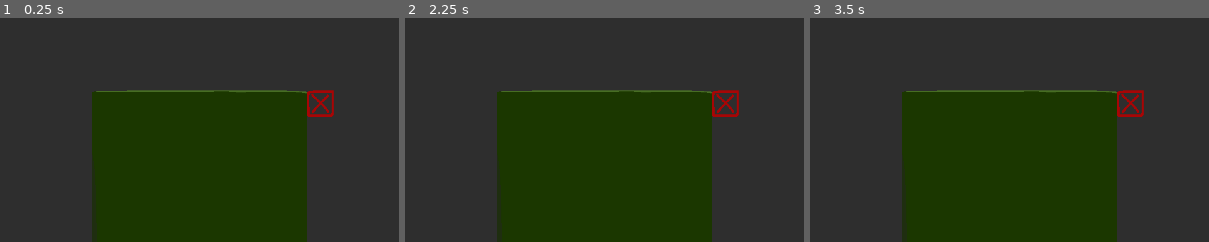
Above: before the commit, frames 1-3 (left to right).
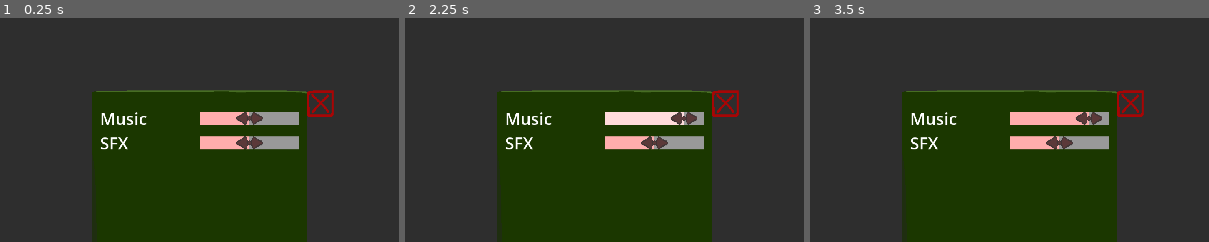
Above: after the commit, the same moments.

Repository: Blulow/brackeysjam
Game: Godot game, scene res://scenes/popup_ui/settings_popup.tscn
Same seed, same stepped clock (60 frames per second), same inputs: the game is played once before the commit and once after it. This scene is started directly instead of the project's main scene.
Inputs (mouse positions are % of the whole screen's width and height, from its top left):
- Up to frame 1 (0.25 s): no input
- Up to frame 2 (2.25 s): tap Enter at 0.5, 2 s; move the mouse to (72, 45) at 0.52 s; click (72, 45) at 0.67 s; tap Space at 1.25 s; drag from (30, 55) to (45, 70) at 1.27 s; move the mouse to (60, 28) at 2.02 s; click (60, 28) at 2.17 s
- Up to frame 3 (3.5 s): tap Space at 2.75 s; drag from (45, 70) to (20, 35) at 2.77 s
The pictures show only the part of the screen within x 25-75%, y 4-54%; the shares and areas given below are measured in that part.

The runs differ from the first frame. In frame 1, 3.5% of the frame differs, in the area x 25-75%, y 41-59%; in frame 2, 3.5%; in frame 3, 3.5%.

Commit message:
add: sound settings

Diff:
--- a/scenes/popup_ui/settings_popup.tscn
+++ b/scenes/popup_ui/settings_popup.tscn
@@ -1,7 +1,9 @@
 [gd_scene format=3 uid="uid://b7ug7sya2ct4f"]
 
+[ext_resource type="Script" uid="uid://d17bbkh6gw76t" path="res://scripts/popup_ui/settings_popup.gd" id="1_d3eop"]
 [ext_resource type="Texture2D" uid="uid://c58apiiws14f" path="res://assets/images/ui/heart_rate_panel.png" id="2_86ock"]
 [ext_resource type="PackedScene" uid="uid://bul24ekiahunx" path="res://scenes/popup_ui/ui/popup_overlay.tscn" id="2_d3eop"]
+[ext_resource type="Texture2D" uid="uid://bt16pnfrlr3u0" path="res://assets/images/ui/grabber.png" id="3_mosn2"]
 [ext_resource type="PackedScene" uid="uid://dqp20ijshb2ac" path="res://scenes/popup_ui/ui/close_button.tscn" id="4_nhri7"]
 
 [sub_resource type="StyleBoxFlat" id="StyleBoxFlat_5ysap"]
@@ -11,6 +13,18 @@
 content_margin_bottom = 40.0
 bg_color = Color(0.6, 0.6, 0.6, 0)
 
+[sub_resource type="StyleBoxFlat" id="StyleBoxFlat_5s5kt"]
+content_margin_left = 16.0
+content_margin_top = 16.0
+content_margin_right = 16.0
+content_margin_bottom = 16.0
+
+[sub_resource type="StyleBoxFlat" id="StyleBoxFlat_mosn2"]
+bg_color = Color(1, 0.6796875, 0.6796875, 1)
+
+[sub_resource type="StyleBoxFlat" id="StyleBoxFlat_d3eop"]
+bg_color = Color(1, 0.859375, 0.859375, 1)
+
 [node name="SettingsPopup" type="Control" unique_id=1802960549 groups=["popup"]]
 layout_mode = 3
 anchors_preset = 15
@@ -18,6 +32,7 @@
 anchor_bottom = 1.0
 grow_horizontal = 2
 grow_vertical = 2
+script = ExtResource("1_d3eop")
 
 [node name="PopupOverlay" parent="." unique_id=1070462315 instance=ExtResource("2_d3eop")]
 layout_mode = 0
@@ -43,6 +58,26 @@
 grow_horizontal = 2
 grow_vertical = 2
 
+[node name="Control" type="Control" parent="UI" unique_id=1464769459]
+anchors_preset = 0
+offset_left = -219.0
+offset_top = -260.0
+offset_right = 259.0
+offset_bottom = 276.6667
+
+[node name="NinePatchRect" type="NinePatchRect" parent="UI/Control" unique_id=363456326]
+layout_mode = 0
+offset_left = -20.0
+offset_top = -40.0
+offset_right = 498.0
+offset_bottom = 577.0
+texture = ExtResource("2_86ock")
+region_rect = Rect2(0, 0, 566, 129)
+patch_margin_left = 20
+patch_margin_top = 20
+patch_margin_right = 20
+patch_margin_bottom = 20
+
 [node name="PanelContainer" type="PanelContainer" parent="UI" unique_id=791925971]
 layout_mode = 1
 anchors_preset = 15
@@ -59,21 +94,51 @@
 [node name="VBoxContainer" type="VBoxContainer" parent="UI/PanelContainer" unique_id=329542259]
 layout_mode = 2
 
-[node name="Control" type="Control" parent="UI/PanelContainer" unique_id=1464769459]
+[node name="HBoxContainer" type="HBoxContainer" parent="UI/PanelContainer/VBoxContainer" unique_id=1162196567]
 layout_mode = 2
+size_flags_vertical = 4
+alignment = 1
 
-[node name="NinePatchRect" type="NinePatchRect" parent="UI/PanelContainer/Control" unique_id=363456326]
-layout_mode = 0
-offset_left = -20.0
-offset_top = -40.0
-offset_right = 498.0
-offset_bottom = 577.0
-texture = ExtResource("2_86ock")
-region_rect = Rect2(0, 0, 566, 129)
-patch_margin_left = 20
-patch_margin_top = 20
-patch_margin_right = 20
-patch_margin_bottom = 20
+[node name="Label" type="Label" parent="UI/PanelContainer/VBoxContainer/HBoxContainer" unique_id=916492337]
+layout_mode = 2
+size_flags_horizontal = 3
+theme_override_font_sizes/font_size = 40
+text = "Music"
+
+[node name="HSlider" type="HSlider" parent="UI/PanelContainer/VBoxContainer/HBoxContainer" unique_id=103642380]
+layout_mode = 2
+size_flags_horizontal = 3
+size_flags_vertical = 1
+theme_override_constants/center_grabber = 1
+theme_override_icons/grabber = ExtResource("3_mosn2")
+theme_override_icons/grabber_highlight = ExtResource("3_mosn2")
+theme_override_icons/grabber_disabled = ExtResource("3_mosn2")
+theme_override_styles/slider = SubResource("StyleBoxFlat_5s5kt")
+theme_override_styles/grabber_area = SubResource("StyleBoxFlat_mosn2")
+theme_override_styles/grabber_area_highlight = SubResource("StyleBoxFlat_d3eop")
+
+[node name="HBoxContainer2" type="HBoxContainer" parent="UI/PanelContainer/VBoxContainer" unique_id=26780417]
+layout_mode = 2
+size_flags_vertical = 4
+alignment = 1
+
+[node name="Label" type="Label" parent="UI/PanelContainer/VBoxContainer/HBoxContainer2" unique_id=1864671132]
+layout_mode = 2
+size_flags_horizontal = 3
+theme_override_font_sizes/font_size = 40
+text = "SFX"
+
+[node name="HSlider" type="HSlider" parent="UI/PanelContainer/VBoxContainer/HBoxContainer2" unique_id=1293004868]
+layout_mode = 2
+size_flags_horizontal = 3
+size_flags_vertical = 1
+theme_override_constants/center_grabber = 1
+theme_override_icons/grabber = ExtResource("3_mosn2")
+theme_override_icons/grabber_highlight = ExtResource("3_mosn2")
+theme_override_icons/grabber_disabled = ExtResource("3_mosn2")
+theme_override_styles/slider = SubResource("StyleBoxFlat_5s5kt")
+theme_override_styles/grabber_area = SubResource("StyleBoxFlat_mosn2")
+theme_override_styles/grabber_area_highlight = SubResource("StyleBoxFlat_d3eop")
 
 [node name="CloseButton" parent="UI" unique_id=1617579724 instance=ExtResource("4_nhri7")]
 layout_mode = 0
@@ -81,3 +146,7 @@
 offset_top = -300.0
 offset_right = 343.0
 offset_bottom = -236.0
+
+[connection signal="drag_ended" from="UI/PanelContainer/VBoxContainer/HBoxContainer/HSlider" to="." method="_on_music_drag_ended"]
+[connection signal="value_changed" from="UI/PanelContainer/VBoxContainer/HBoxContainer/HSlider" to="." method="_on_music_value_changed"]
+[connection signal="drag_ended" from="UI/PanelContainer/VBoxContainer/HBoxContainer2/HSlider" to="." method="_on_sfx_drag_ended"]
--- a/scripts/managers/game_manager.gd
+++ b/scripts/managers/game_manager.gd
@@ -1,3 +1,15 @@
 extends Node
 
 var round_manager: RoundManager
+var settings: Dictionary = {
+	"music": 0.5,
+	"sfx": 0.5
+}
+
+func change_sound_settings(channel: String, amount: float) -> void:
+	match channel:
+		"music":
+			AudioServer.set_bus_volume_db(AudioServer.get_bus_index("Music"), linear_to_db(amount))
+		"sfx":
+			AudioServer.set_bus_volume_db(AudioServer.get_bus_index("SFX"), linear_to_db(amount))
+	settings[channel] = amount
--- /dev/null
+++ b/scripts/popup_ui/settings_popup.gd
@@ -0,0 +1,14 @@
+extends Control
+
+@onready var music = $UI/PanelContainer/VBoxContainer/HBoxContainer/HSlider
+@onready var sfx = $UI/PanelContainer/VBoxContainer/HBoxContainer2/HSlider
+
+func _ready() -> void:
+	music.value = 100 * GameManager.settings.music
+	sfx.value = 100 * GameManager.settings.sfx
+
+func _on_music_value_changed(value: float) -> void:
+	GameManager.change_sound_settings("music", music.value / 100)
+
+func _on_sfx_drag_ended(value_changed: bool) -> void:
+	GameManager.change_sound_settings("sfx", sfx.value / 100)
Binary file added: assets/images/ui/grabber.png
Not shown, added: assets/images/ui/grabber.png.import
Not shown, added: scripts/popup_ui/settings_popup.gd.uid
